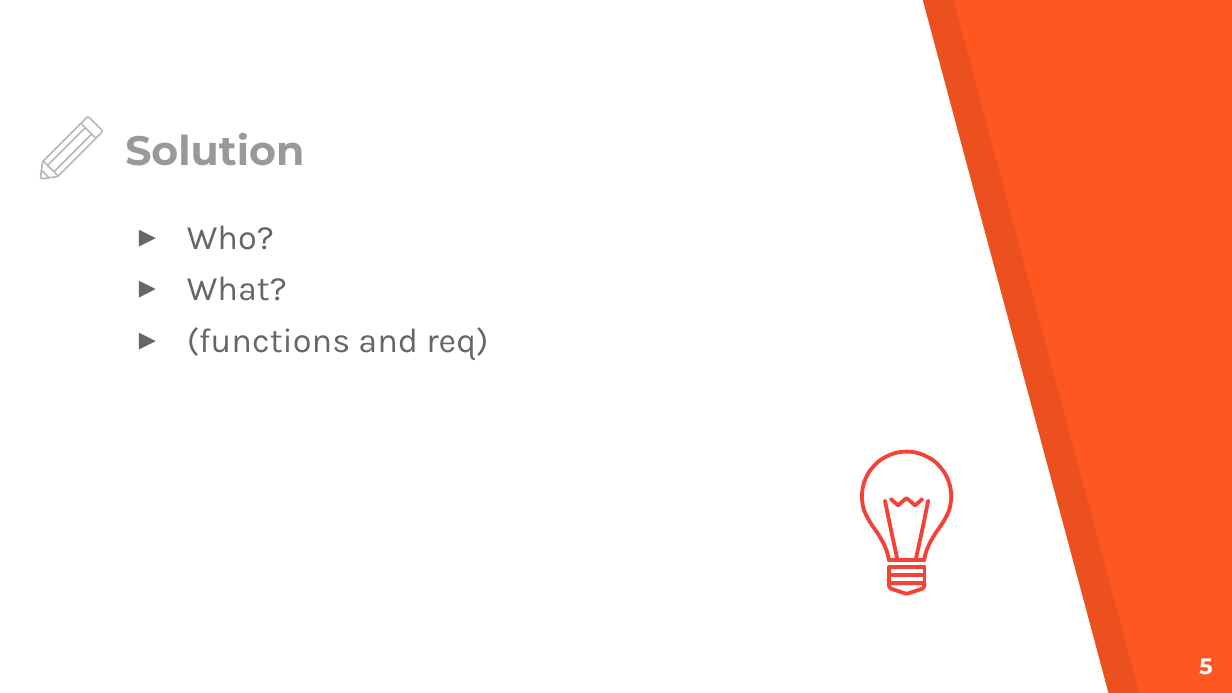
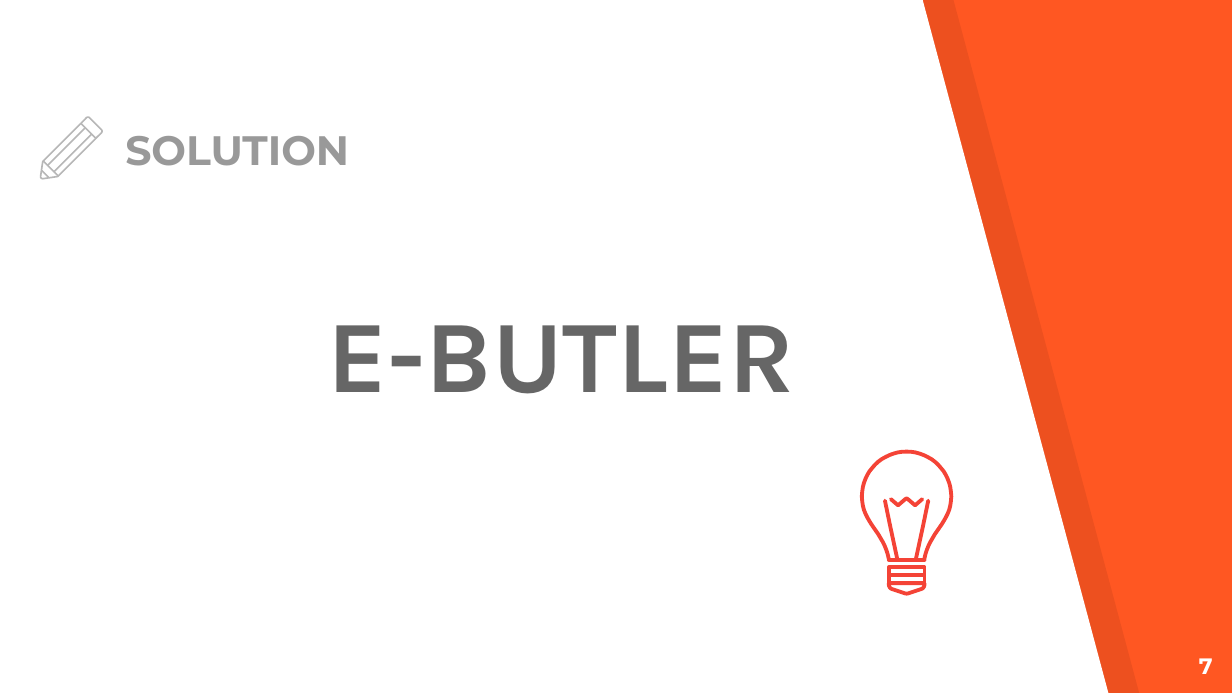
Before and after one commit to huukhang20/SWP391, a slide deck: slide 7 of Documents/pp_miniCap.pptx (slide 5 before the commit). Drawn at 1232x693 pixels with LibreOffice and Linux fonts; fonts in the diff are those of the drawing. Boxes give left, top, right and bottom in pixels: in the first picture for what was removed or moved away, otherwise in the second. Text is boxed around its words. In the diff, an @@ line names an element or a change of style, - is before the commit and + after.

```diff
--- a/Documents/pp_miniCap.pptx
+++ b/Documents/pp_miniCap.pptx
@@ title at [125, 136, 349, 166]: text changed @@
-Solution
+SOLUTION
@@ text at [327, 325, 794, 394]: text changed; size 20 to 60 pt; bold on @@
-▸ Who?
-▸ What?
-▸ (functions and req)
+E-BUTLER
@@ page number at [1199, 658, 1213, 674]: text changed @@
-5
+7
```
Also in this commit, not shown: 6 other slides changed, 28 slides added, 3 slides removed, 1 other file.
